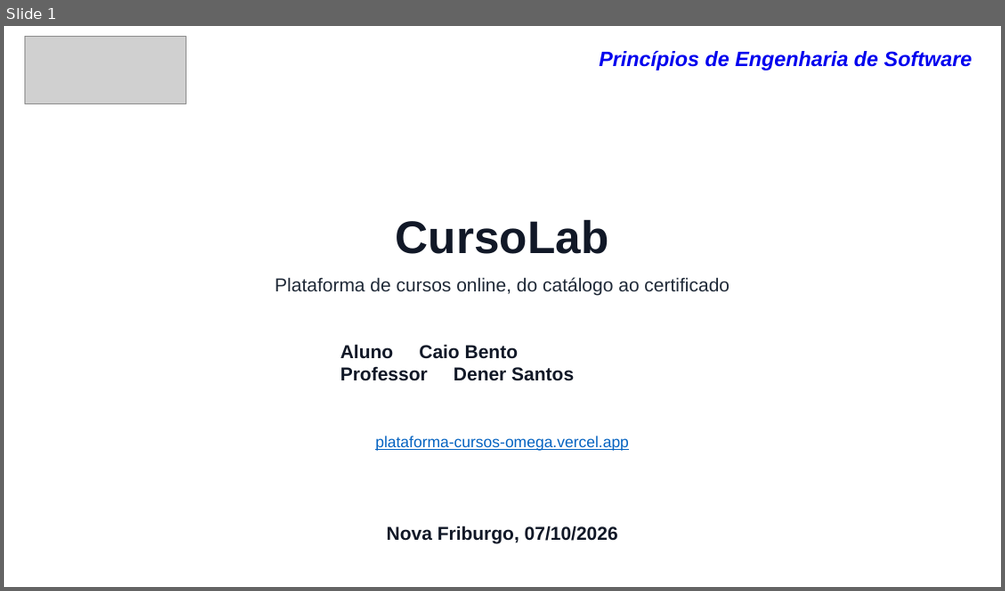
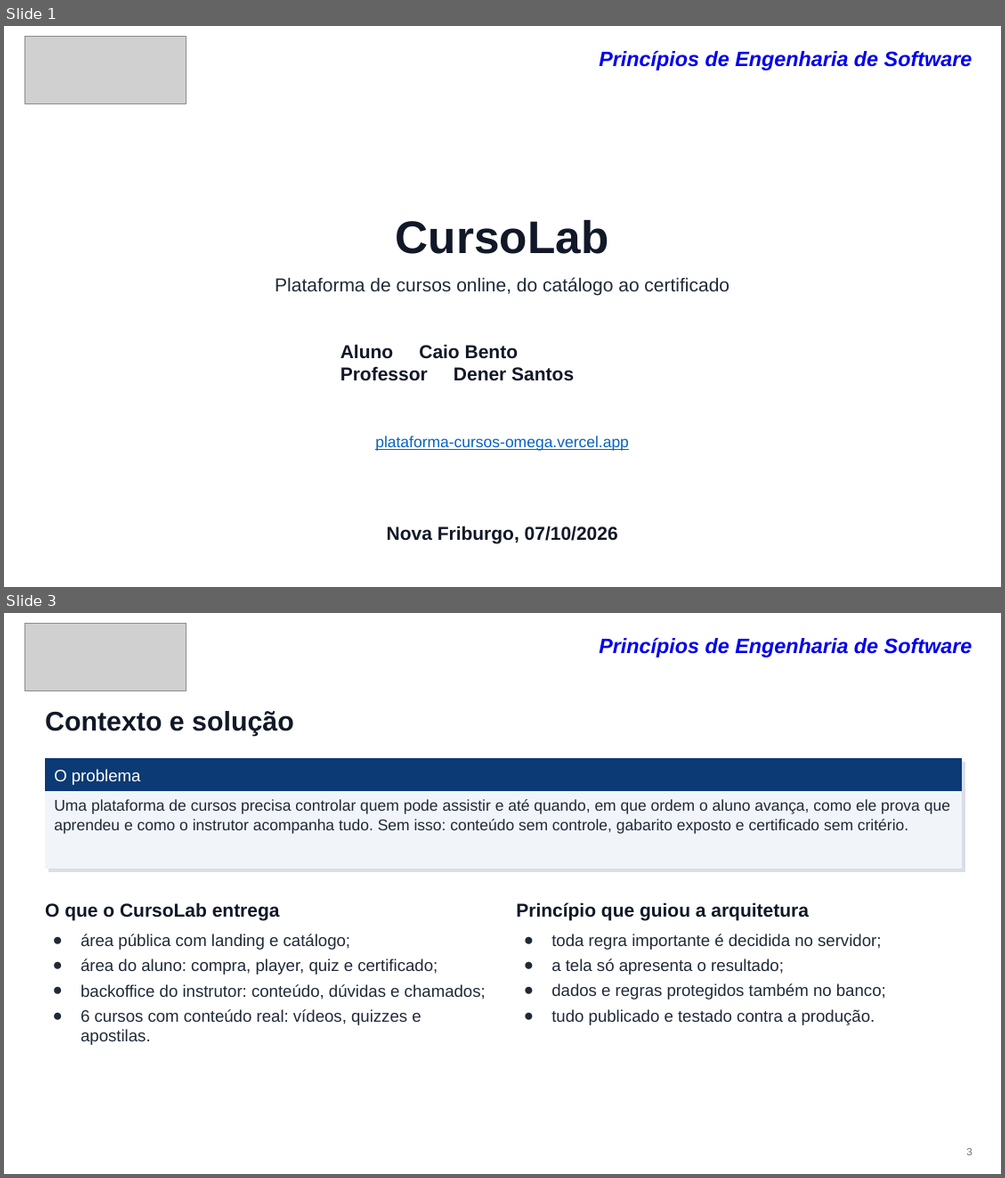
Before and after one commit to caiobento7/plataforma_cursos, a slide deck: docs/entrega/CursoLab-apresentacao.pptx. Shown one above the other, each under a label of ours: slide 1 before the commit, slides 1 and 3 after it; the slides between them are not shown. The pictures are 1005x591 and 1005x1178 pixels, drawn with LibreOffice and Linux fonts; fonts in the diff are those of the drawing; grey boxes stand for pictures. Boxes give left, top, right and bottom in pixels: in the first picture for what was removed or moved away, otherwise in the second. Text is boxed around its words. In the diff, an @@ line names an element or a change of style, - is before the commit and + after.

```diff
--- a/docs/entrega/CursoLab-apresentacao.pptx
+++ b/docs/entrega/CursoLab-apresentacao.pptx
@@ slide 3 added at box(4, 613, 1001, 1174), background #FFFFFF @@
@@ picture added at box(25, 624, 186, 690) @@
@@ text added at box(599, 638, 972, 657), 20 pt, text #0000EE, bold, italic @@
+Princípios de Engenharia de Software
@@ text added at box(45, 711, 294, 736), 26 pt, text #111827, bold @@
+Contexto e solução
@@ rectangle added at box(45, 759, 961, 792), fill #0B3A75, outline #0B3A75 1 pt @@
@@ rectangle added at box(48, 763, 965, 872), fill #D9DEE7, outline #D9DEE7 1 pt @@
@@ text added at box(54, 769, 141, 785), 16 pt, text #FFFFFF @@
+O problema
@@ rectangle added at box(45, 792, 961, 868), fill #F1F4F9, outline #F1F4F9 1 pt @@
@@ text added at box(54, 799, 950, 834), 15 pt, text #1F2937 @@
+Uma plataforma de cursos precisa controlar quem pode assistir e até quando, em que ordem o aluno avança, como ele prova que aprendeu e como o instrutor acompanha tudo. Sem isso: conteúdo sem controle, gabarito exposto e certificado sem critério.
@@ text added at box(45, 902, 280, 921), 18 pt, text #111827, bold @@
+O que o CursoLab entrega
@@ text added at box(516, 902, 809, 921), 18 pt, text #111827, bold @@
+Princípio que guiou a arquitetura
@@ text added at box(81, 933, 485, 1045), 16 pt, text #1F2937 @@
+● área pública com landing e catálogo;
+● área do aluno: compra, player, quiz e certificado;
+● backoffice do instrutor: conteúdo, dúvidas e chamados;
+● 6 cursos com conteúdo real: vídeos, quizzes e apostilas.
@@ text added at box(551, 933, 886, 1025), 16 pt, text #1F2937 @@
+● toda regra importante é decidida no servidor;
+● a tela só apresenta o resultado;
+● dados e regras protegidos também no banco;
+● tudo publicado e testado contra a produção.
@@ text added at box(966, 1148, 971, 1155), 10 pt, text #6B7280 @@
+3
```
Also in this commit, not shown: 19 slides changed, 7 other slides added, 5 slides removed, 14 other files.
